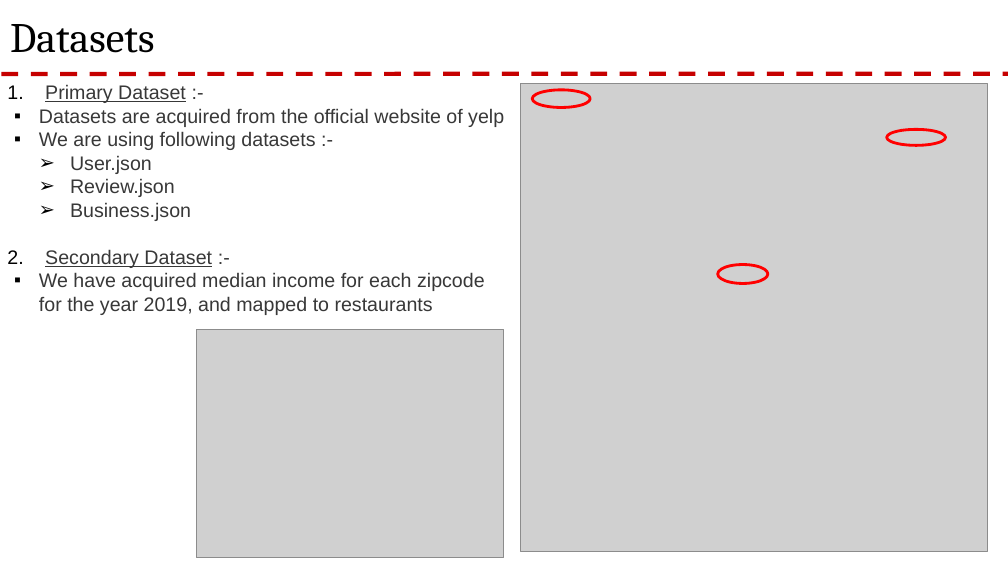
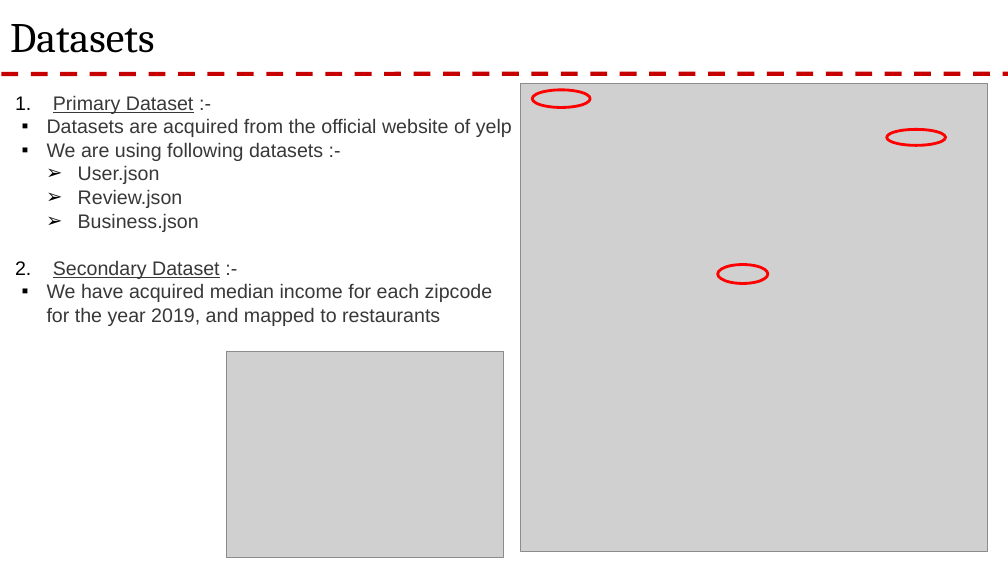
Before and after one commit to rnair7163/Restaurant-Recommendation-System-using-Yelp-Dataset, a slide deck: slide 5 of PPT/Yelp Presentation.pptx. Drawn at 1008x567 pixels with LibreOffice and Linux fonts; fonts in the diff are those of the drawing; grey boxes stand for pictures; background and template pictures are left out. Boxes give left, top, right and bottom in pixels: in the first picture for what was removed or moved away, otherwise in the second. Text is boxed around its words. In the diff, an @@ line names an element or a change of style, - is before the commit and + after.

```diff
--- a/PPT/Yelp Presentation.pptx
+++ b/PPT/Yelp Presentation.pptx
@@ text "Primary Dataset :-": place and size @@
-text "Primary Dataset :-" at box(39, 84, 504, 315)
+text "Primary Dataset :-" at box(47, 95, 512, 326)
@@ picture: place and size @@
-picture at box(197, 330, 504, 557)
+picture at box(227, 352, 504, 557)
```
Also in this commit, not shown: 1 other slide changed, 1 slide removed.
